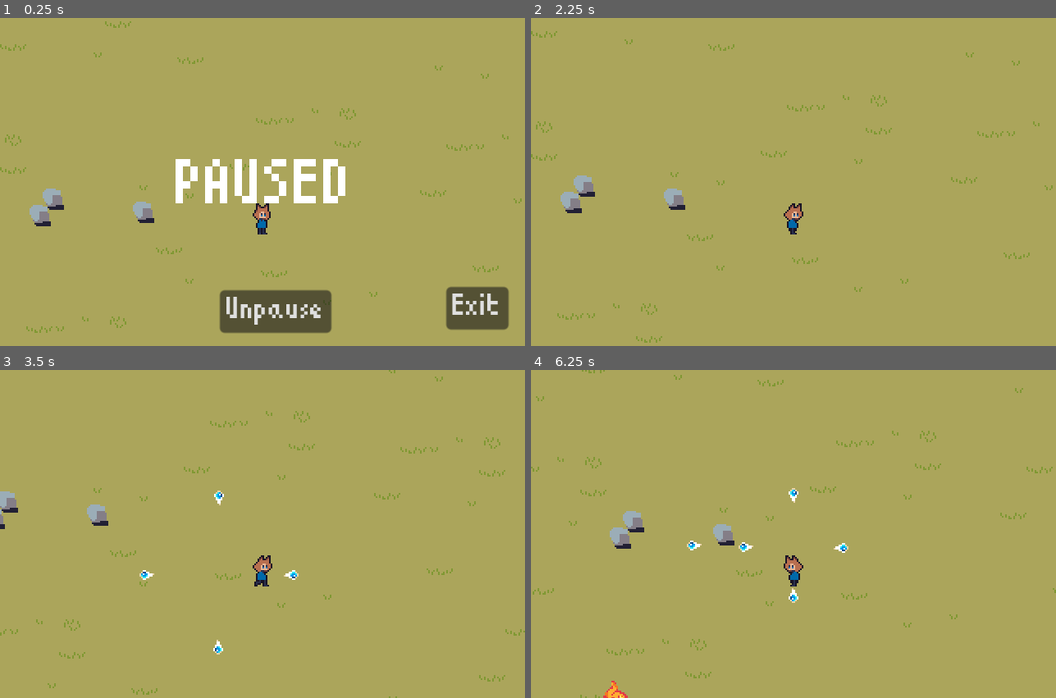
Above: before the commit, frames 1-4 (two rows, left to right).
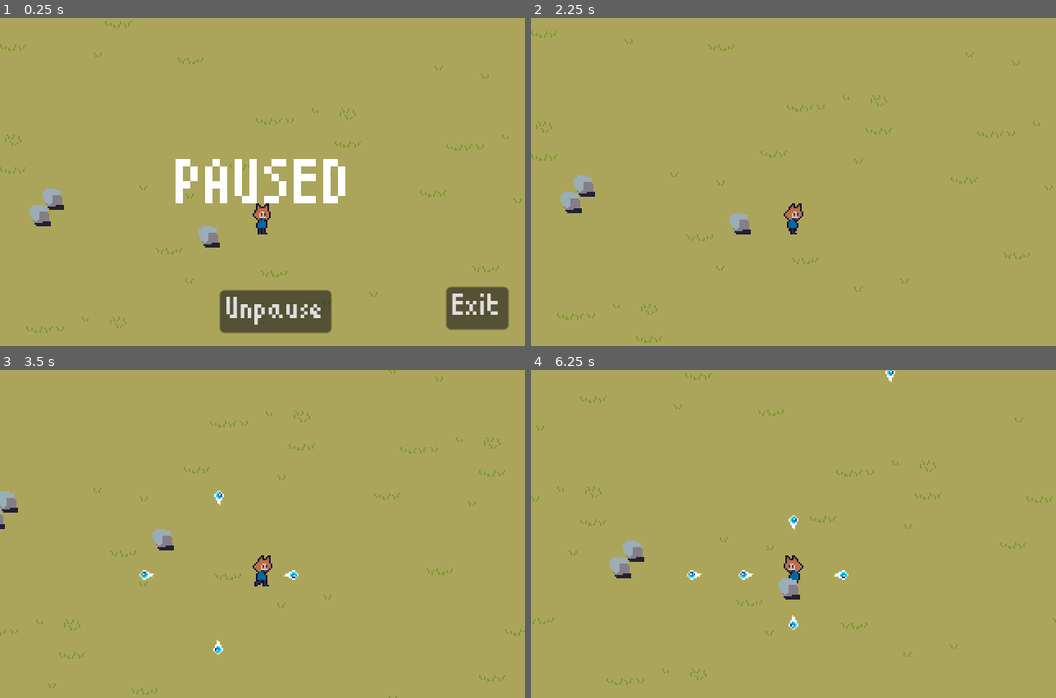
Above: after the commit, the same moments.

Repository: ColtonPhillips/its-spreading
Game: Godot game, scene res://scenes/world.tscn
Two runs of this game, one before a commit and one after it. Both use one fixed random seed, a clock stepped at 60 frames per second and the inputs below.
Inputs:
- Up to frame 1 (0.25 s): no input
- Up to frame 2 (2.25 s): tap Enter at 0.5 s; hold D (move_right) 0.53-1.25 s; click "Unpause" at 1.25 s; hold S (move_down) from 2.03 s (still down)
- Up to frame 3 (3.5 s): release S (move_down) at 2.78 s; hold D (move_right) from 2.78 s (still down)
- Up to frame 4 (6.25 s): release D (move_right) at 3.53 s; hold W (move_up) 3.53-4.28 s; hold A (move_left) 4.28-5.78 s; hold S (move_down) from 5.78 s (still down)

The runs differ from the first frame. In frame 1, 0.4% of the frame differs, in the area x 25-42%, y 56-70%; in frame 2, 0.4%; in frame 3, 0.4%; in frame 4, 3.0%, in the area x 0-100%, y 0-100%.

Commit message:
add pickup

Diff:
--- a/scenes/enemy/enemy.gd
+++ b/scenes/enemy/enemy.gd
@@ -3,9 +3,11 @@
 
 @export var move_speed = 20.0
 @export var hp = 80
+@export var dropped_loot: Resource
 
 #optimize?
 @onready var player = get_tree().get_first_node_in_group("player")
+@onready var scenegraph = get_tree().get_first_node_in_group("player").get_parent()
 @onready var sprite_2d = $Sprite2D
 
 func _physics_process(delta):
@@ -28,4 +30,10 @@
 	hp -= damage
 	print(hp)
 	if hp <= 0:
+		spawn_exp()
 		queue_free()
+
+func spawn_exp():
+	var enemy_spawn = dropped_loot.instantiate()
+	enemy_spawn.global_position = self.global_position
+	scenegraph.add_child(enemy_spawn)
--- a/scenes/enemy/enemy.tscn
+++ b/scenes/enemy/enemy.tscn
@@ -1,7 +1,8 @@
-[gd_scene load_steps=4 format=3 uid="uid://0pcv5ermn1p"]
+[gd_scene load_steps=5 format=3 uid="uid://0pcv5ermn1p"]
 
 [ext_resource type="Script" path="res://scenes/enemy/enemy.gd" id="1_bi6oj"]
 [ext_resource type="PackedScene" uid="uid://dxwaejsl8qimd" path="res://scenes/physics/hurt_box.tscn" id="2_lk76p"]
+[ext_resource type="PackedScene" uid="uid://cjafynpl3f6fd" path="res://scenes/loot/pickup.tscn" id="2_wgvuk"]
 [ext_resource type="PackedScene" uid="uid://bdm5fxr8cplx8" path="res://scenes/physics/hit_box.tscn" id="3_nlj2i"]
 
 [node name="Enemy" type="CharacterBody2D" groups=["enemy"]]
@@ -10,6 +11,7 @@
 collision_mask = 5
 motion_mode = 1
 script = ExtResource("1_bi6oj")
+dropped_loot = ExtResource("2_wgvuk")
 
 [node name="Sprite2D" type="Sprite2D" parent="."]
 
--- a/scenes/enemy/fire_orb_enemy.tscn
+++ b/scenes/enemy/fire_orb_enemy.tscn
@@ -7,7 +7,7 @@
 radius = 5.0
 
 [sub_resource type="RectangleShape2D" id="RectangleShape2D_4j7yb"]
-size = Vector2(13, 10)
+size = Vector2(13, 12)
 
 [sub_resource type="CircleShape2D" id="CircleShape2D_ll4qu"]
 radius = 6.0
@@ -27,7 +27,7 @@
 shape = SubResource("CircleShape2D_l1kca")
 
 [node name="CollisionShape2D" parent="HurtBox" index="0"]
-position = Vector2(0, -5)
+position = Vector2(0, -6)
 shape = SubResource("RectangleShape2D_4j7yb")
 
 [node name="CollisionShape2D" parent="HitBox" index="0"]
--- a/scenes/gameplay/enemy_spawner.gd
+++ b/scenes/gameplay/enemy_spawner.gd
@@ -1,7 +1,6 @@
 extends Node2D
 
 @export var spawns: Array[SpawnInfo] = []
-
 @onready var player = get_tree().get_first_node_in_group("player")
 
 var time = 0
--- /dev/null
+++ b/scenes/loot/pickup.gd
@@ -0,0 +1,12 @@
+class_name Pickup
+extends Node2D
+
+
+# Called when the node enters the scene tree for the first time.
+func _ready():
+	pass # Replace with function body.
+
+
+# Called every frame. 'delta' is the elapsed time since the previous frame.
+func _process(delta):
+	pass
--- /dev/null
+++ b/scenes/loot/pickup.tscn
@@ -0,0 +1,85 @@
+[gd_scene load_steps=13 format=3 uid="uid://cjafynpl3f6fd"]
+
+[ext_resource type="Texture2D" uid="uid://35khk818c4kx" path="res://art/smoke.png" id="1_eykr0"]
+[ext_resource type="Script" path="res://scenes/physics/hit_box.gd" id="2_eu8r6"]
+
+[sub_resource type="AtlasTexture" id="AtlasTexture_5ivh7"]
+atlas = ExtResource("1_eykr0")
+region = Rect2(0, 0, 32, 32)
+
+[sub_resource type="AtlasTexture" id="AtlasTexture_vihju"]
+atlas = ExtResource("1_eykr0")
+region = Rect2(32, 0, 32, 32)
+
+[sub_resource type="AtlasTexture" id="AtlasTexture_jeoup"]
+atlas = ExtResource("1_eykr0")
+region = Rect2(64, 0, 32, 32)
+
+[sub_resource type="AtlasTexture" id="AtlasTexture_rtl5j"]
+atlas = ExtResource("1_eykr0")
+region = Rect2(96, 0, 32, 32)
+
+[sub_resource type="AtlasTexture" id="AtlasTexture_vuvl3"]
+atlas = ExtResource("1_eykr0")
+region = Rect2(128, 0, 32, 32)
+
+[sub_resource type="AtlasTexture" id="AtlasTexture_ofyqd"]
+atlas = ExtResource("1_eykr0")
+region = Rect2(160, 0, 32, 32)
+
+[sub_resource type="AtlasTexture" id="AtlasTexture_s7i3q"]
+atlas = ExtResource("1_eykr0")
+region = Rect2(192, 0, 32, 32)
+
+[sub_resource type="AtlasTexture" id="AtlasTexture_rbyb3"]
+atlas = ExtResource("1_eykr0")
+region = Rect2(224, 0, 32, 32)
+
+[sub_resource type="SpriteFrames" id="SpriteFrames_lgbf2"]
+animations = [{
+"frames": [{
+"duration": 1.0,
+"texture": SubResource("AtlasTexture_5ivh7")
+}, {
+"duration": 1.0,
+"texture": SubResource("AtlasTexture_vihju")
+}, {
+"duration": 1.0,
+"texture": SubResource("AtlasTexture_jeoup")
+}, {
+"duration": 1.0,
+"texture": SubResource("AtlasTexture_rtl5j")
+}, {
+"duration": 1.0,
+"texture": SubResource("AtlasTexture_vuvl3")
+}, {
+"duration": 1.0,
+"texture": SubResource("AtlasTexture_ofyqd")
+}, {
+"duration": 1.0,
+"texture": SubResource("AtlasTexture_s7i3q")
+}, {
+"duration": 1.0,
+"texture": SubResource("AtlasTexture_rbyb3")
+}],
+"loop": true,
+"name": &"default",
+"speed": 9.0
+}]
+
+[sub_resource type="CircleShape2D" id="CircleShape2D_4nejt"]
+radius = 5.0
+
+[node name="Pickup" type="Node2D"]
+
+[node name="AnimatedSprite2D" type="AnimatedSprite2D" parent="."]
+sprite_frames = SubResource("SpriteFrames_lgbf2")
+autoplay = "default"
+frame_progress = 0.0837315
+
+[node name="HitBox" type="Area2D" parent="."]
+script = ExtResource("2_eu8r6")
+
+[node name="CollisionShape2D" type="CollisionShape2D" parent="HitBox"]
+position = Vector2(-1, 0)
+shape = SubResource("CircleShape2D_4nejt")
--- a/scenes/world.tscn
+++ b/scenes/world.tscn
@@ -26,15 +26,18 @@
 enemy_spawn_delay = 2
 
 [node name="World" type="Node2D"]
+metadata/_edit_lock_ = true
 
 [node name="Background" type="Sprite2D" parent="."]
 texture_repeat = 2
 texture = ExtResource("1_3fkv3")
 region_enabled = true
 region_rect = Rect2(-4000, -4000, 4000, 4000)
+metadata/_edit_lock_ = true
 
 [node name="YSortableSceneGraph" type="Node2D" parent="."]
 y_sort_enabled = true
+metadata/_edit_lock_ = true
 
 [node name="Player" parent="YSortableSceneGraph" instance=ExtResource("1_5kmuy")]
 position = Vector2(0, -3)
@@ -49,7 +52,7 @@
 position = Vector2(-135, -33)
 
 [node name="Rock3" parent="YSortableSceneGraph" instance=ExtResource("6_kl1yl")]
-position = Vector2(-80, -25)
+position = Vector2(-40, -10)
 
 [node name="Menu" type="CanvasLayer" parent="."]
 process_mode = 3
Binary file added: art/smoke.png
Not shown, added: art/smoke.png.import
